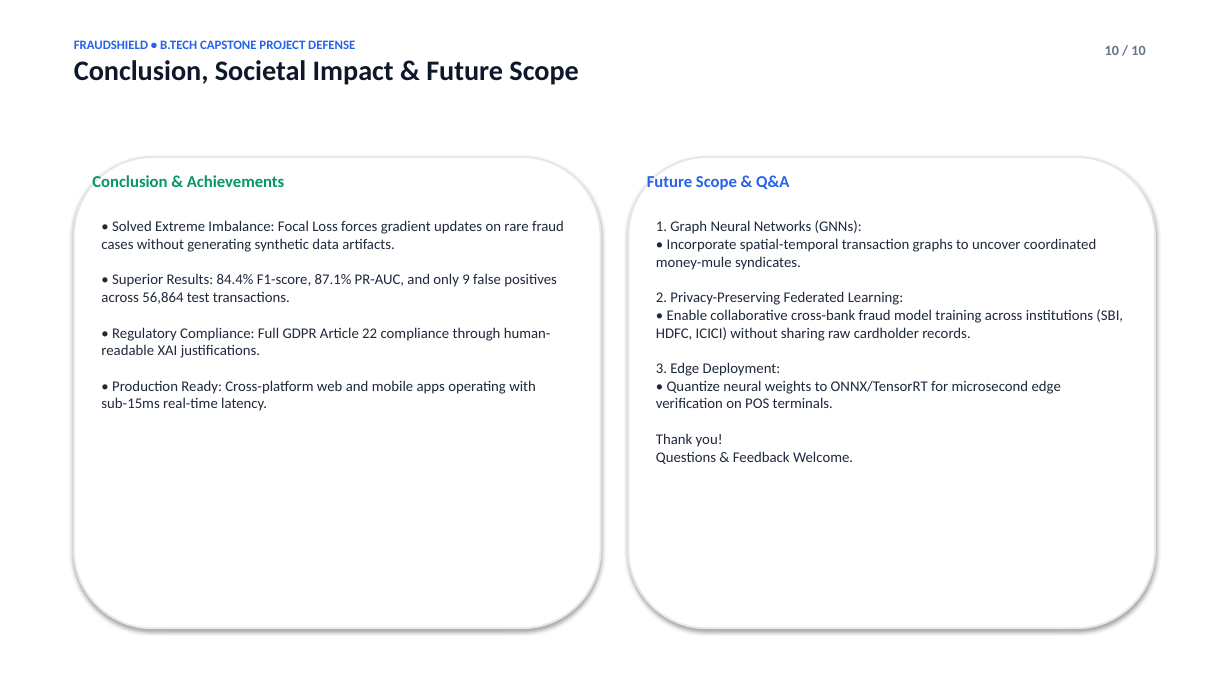
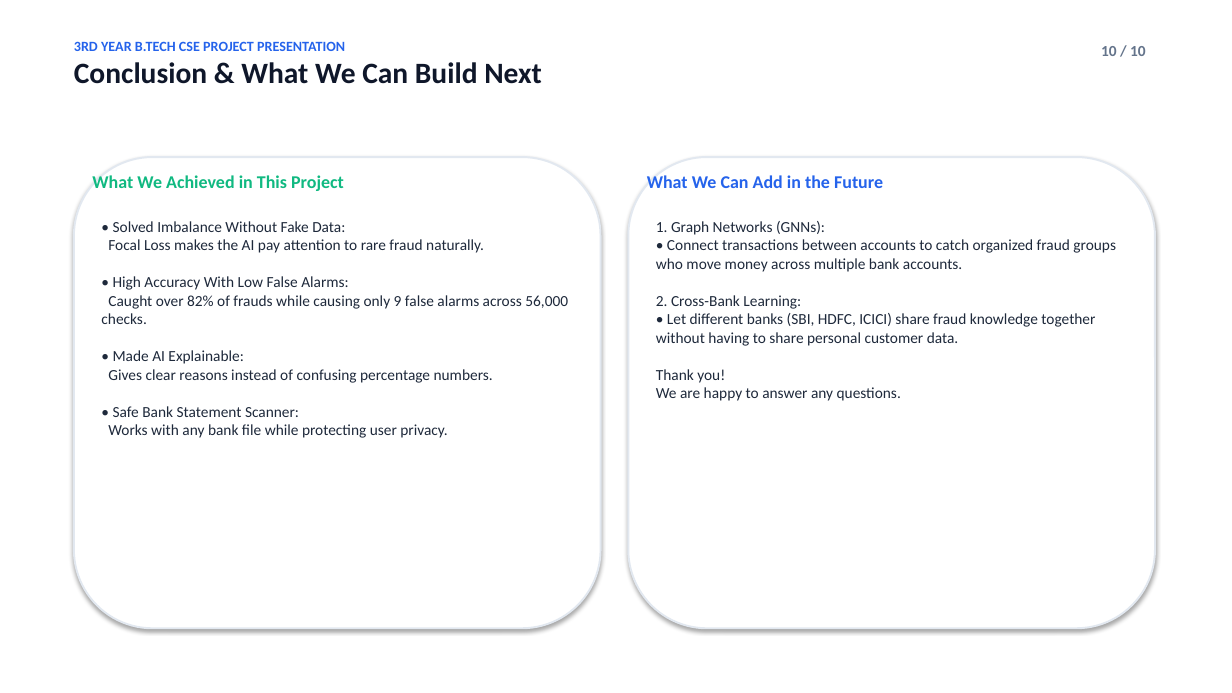
Before and after one commit to prithwirajrakshit/FraudShield, a slide deck: slide 10 of docs/FRAUDSHIELD_FINAL_EXAM_PRESENTATION.pptx. Drawn at 1232x693 pixels with LibreOffice and Linux fonts; fonts in the diff are those of the drawing. Boxes give left, top, right and bottom in pixels: in the first picture for what was removed or moved away, otherwise in the second. Text is boxed around its words. In the diff, an @@ line names an element or a change of style, - is before the commit and + after.

Commit message:
Update exam presentation to simple, clean 3rd-year college student style

```diff
--- a/docs/FRAUDSHIELD_FINAL_EXAM_PRESENTATION.pptx
+++ b/docs/FRAUDSHIELD_FINAL_EXAM_PRESENTATION.pptx
@@ text at (74, 41, 542, 84): text changed; size 10 to 11 pt @@
-FRAUDSHIELD • B.TECH CAPSTONE PROJECT DEFENSE
-Conclusion, Societal Impact & Future Scope
+3RD YEAR B.TECH CSE PROJECT PRESENTATION
+Conclusion & What We Can Build Next
@@ text "10 / 10" at (1101, 46, 1146, 56): size 11 to 12 pt @@
@@ text at (92, 175, 344, 191): text changed; size 13 to 14 pt; text colour #059669 to #10B981 @@
-Conclusion & Achievements
+What We Achieved in This Project
@@ text at (647, 175, 883, 188): text changed; size 13 to 14 pt @@
-Future Scope & Q&A
+What We Can Add in the Future
@@ text at (101, 221, 568, 438): text changed; size 11.5 to 12 pt @@
-• Solved Extreme Imbalance: Focal Loss forces gradient updates on rare fraud cases without generating synthetic data artifacts.
-• Superior Results: 84.4% F1-score, 87.1% PR-AUC, and only 9 false positives across 56,864 test transactions.
-• Regulatory Compliance: Full GDPR Article 22 compliance through human-readable XAI justifications.
-• Production Ready: Cross-platform web and mobile apps operating with sub-15ms real-time latency.
+• Solved Imbalance Without Fake Data:
+Focal Loss makes the AI pay attention to rare fraud naturally.
+• High Accuracy With Low False Alarms:
+Caught over 82% of frauds while causing only 9 false alarms across 56,000 checks.
+• Made AI Explainable:
+Gives clear reasons instead of confusing percentage numbers.
+• Safe Bank Statement Scanner:
+Works with any bank file while protecting user privacy.
@@ text at (656, 221, 1116, 401): text changed; size 11.5 to 12 pt @@
-1. Graph Neural Networks (GNNs):
-• Incorporate spatial-temporal transaction graphs to uncover coordinated money-mule syndicates.
-2. Privacy-Preserving Federated Learning:
-• Enable collaborative cross-bank fraud model training across institutions (SBI, HDFC, ICICI) without sharing raw cardholder records.
-3. Edge Deployment:
-• Quantize neural weights to ONNX/TensorRT for microsecond edge verification on POS terminals.
-Thank you!
-Questions & Feedback Welcome.
+1. Graph Networks (GNNs):
+• Connect transactions between accounts to catch organized fraud groups who move money across multiple bank accounts.
+2. Cross-Bank Learning:
+• Let different banks (SBI, HDFC, ICICI) share fraud knowledge together without having to share personal customer data.
+Thank you!
+We are happy to answer any questions.
```
Also in this commit, not shown: 6 other slides changed, 3 slides added, 3 slides removed, 2 other files.
